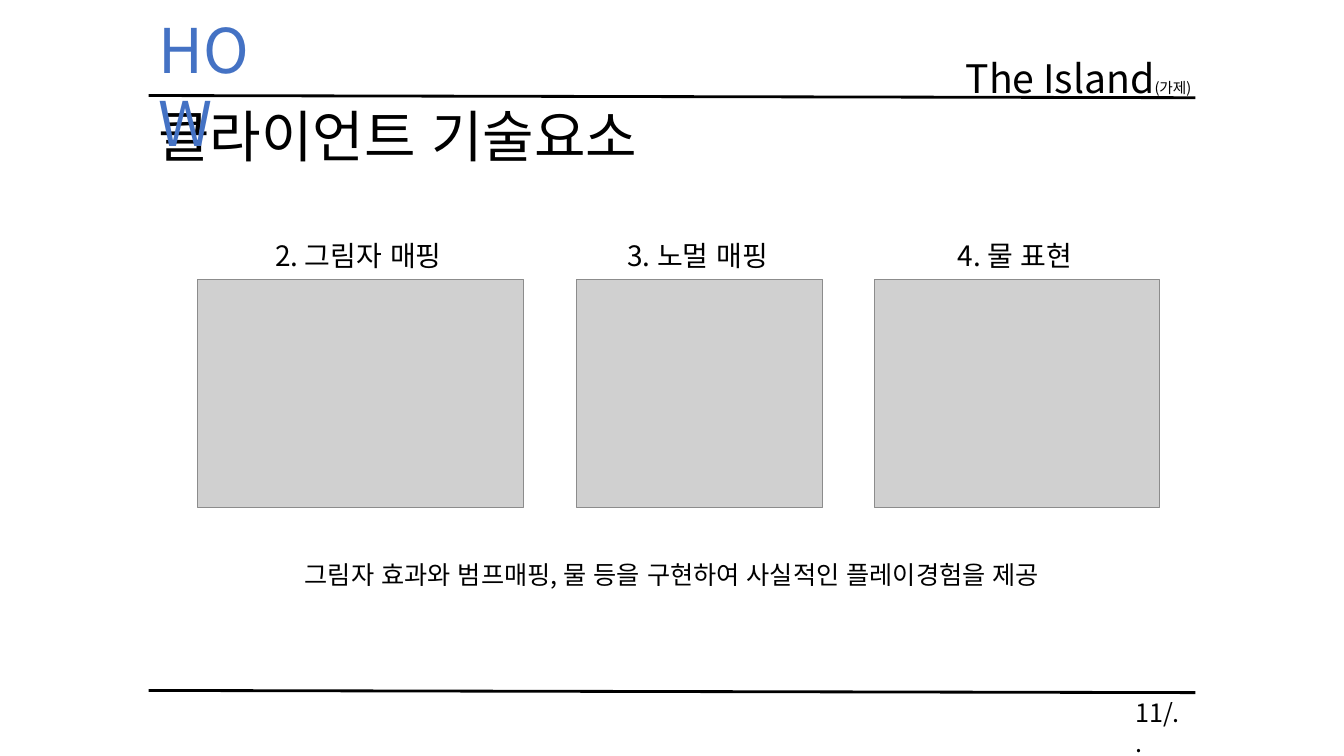
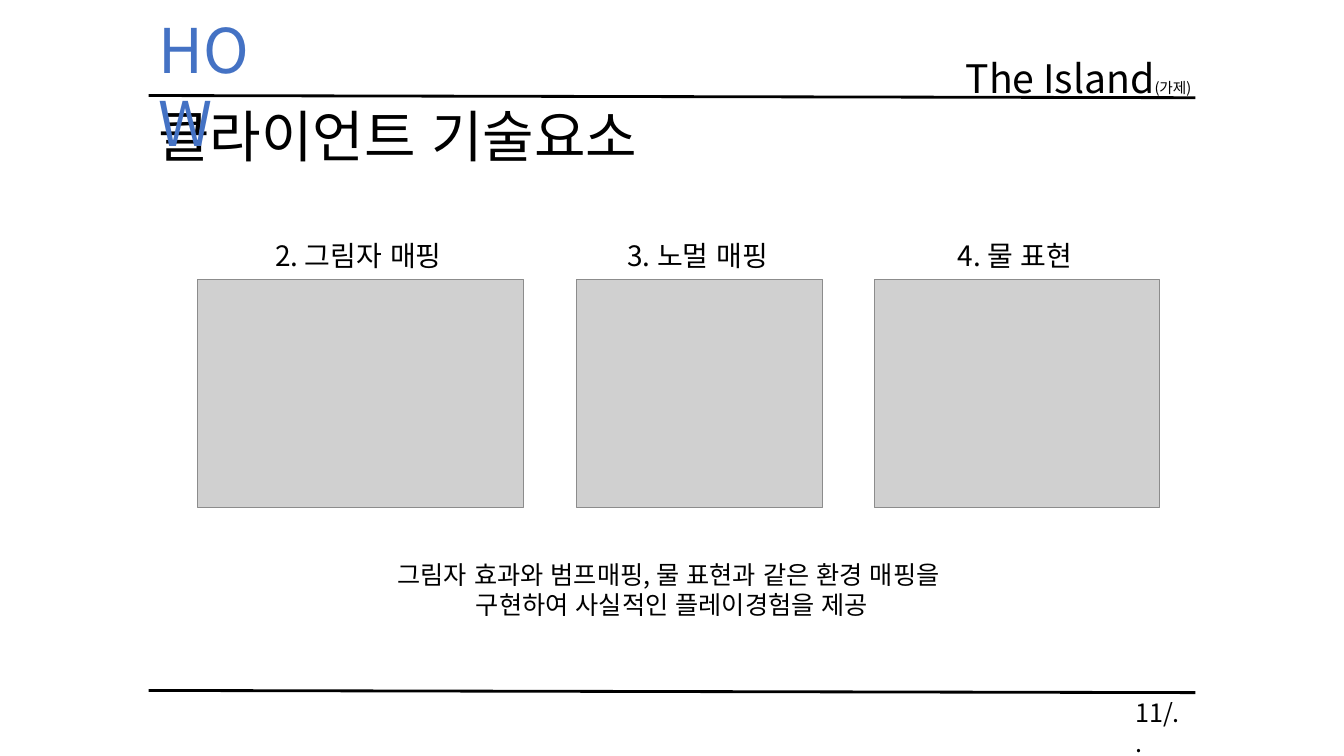
Before and after one commit to KimHaYoon/SickPerson, a slide deck: slide 11 of 문서/졸업작품 게임 기획서 초안.pptx. Drawn at 1344x756 pixels with LibreOffice and Linux fonts; fonts in the diff are those of the drawing; grey boxes stand for pictures. Boxes give left, top, right and bottom in pixels: in the first picture for what was removed or moved away, otherwise in the second. Text is boxed around its words. In the diff, an @@ line names an element or a change of style, - is before the commit and + after.

```diff
--- a/문서/졸업작품 게임 기획서 초안.pptx
+++ b/문서/졸업작품 게임 기획서 초안.pptx
@@ text at box(398, 563, 940, 616): text changed @@
-그림자 효과와 범프매핑, 물 등을 구현하여 사실적인 플레이경험을 제공
+그림자 효과와 범프매핑, 물 표현과 같은 환경 매핑을
+구현하여 사실적인 플레이경험을 제공
```
Also in this commit, not shown: 4 other slides changed.
